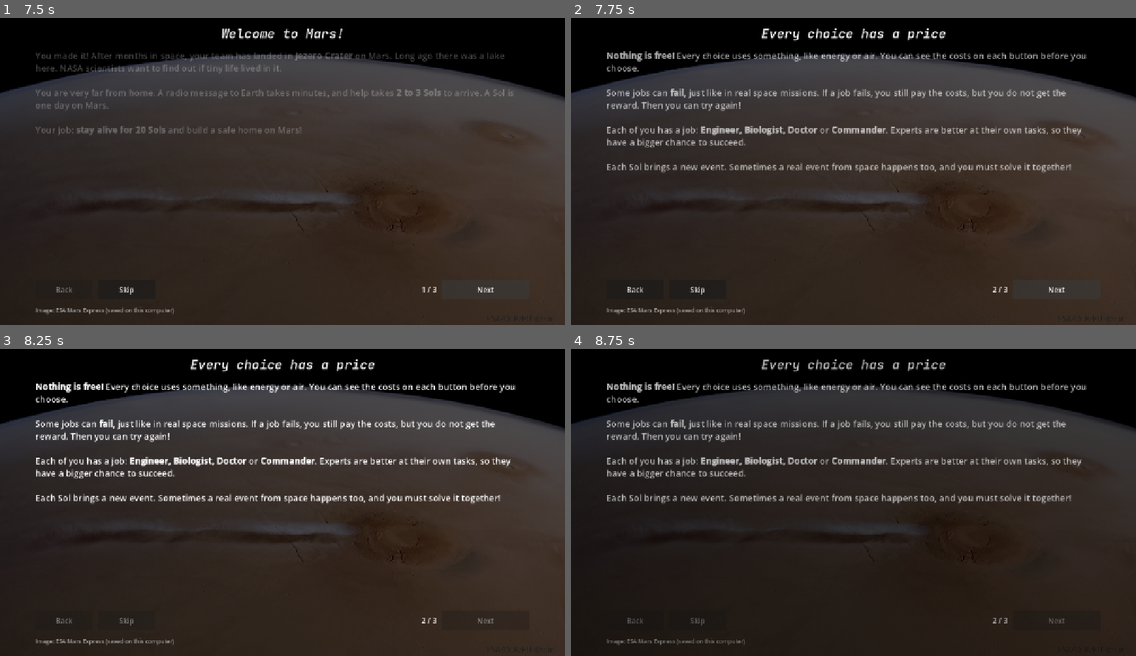
Above: before the commit, frames 1-4 (two rows, left to right).
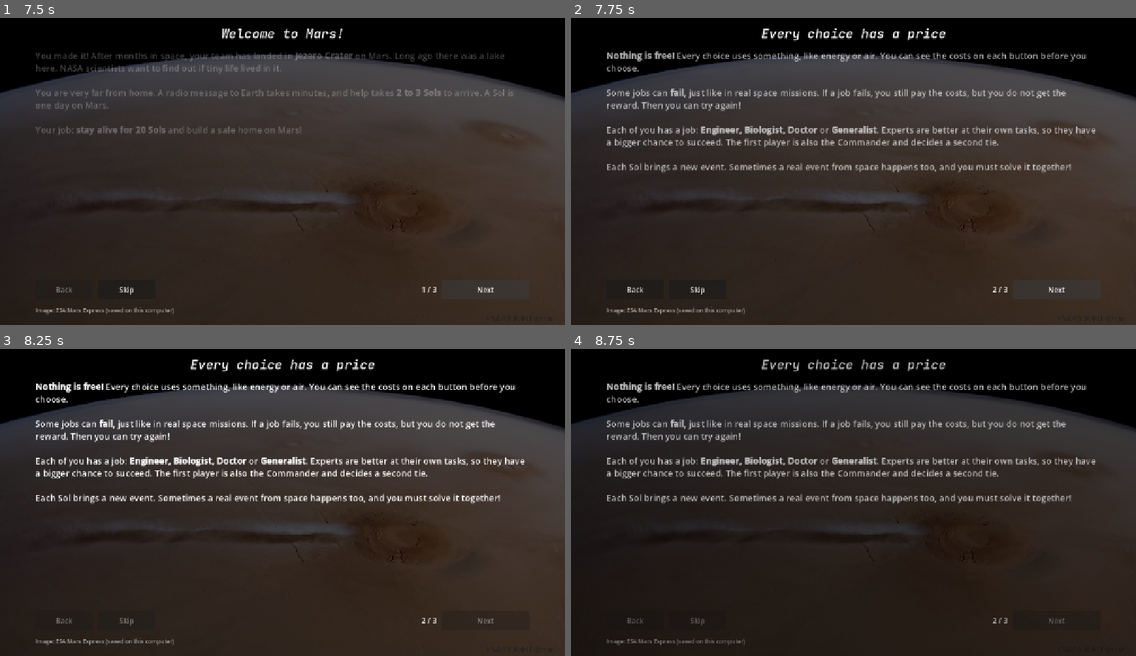
Above: after the commit, the same moments.

Repository: a930853/NasaHackaton_2026
Game: Godot game, scene res://Scenes/Main.tscn
Same seed, same stepped clock (60 frames per second), same inputs: the game is played once before the commit and once after it.
Inputs:
- Up to frame 1 (7.5 s): click "Start Game" at 0.5 s; click "Start Game" at 1.25 s; click "Start Game" at 2 s; click "Play solo" at 2.75 s; click "Play solo" at 3.5 s; click "Play solo" at 4.25 s; click "Skip" at 5 s; click "Skip" at 5.75 s; click "Next" at 6.5 s; click "Next" at 7.25 s
- Up to frame 2 (7.75 s): no input
- Up to frame 3 (8.25 s): click "Skip" at 8 s
- Up to frame 4 (8.75 s): no input

Frame 1 is identical in both runs. In frame 2, 1.5% of the frame differs, in the area x 6-93%, y 35-43%; in frame 3, 1.6%; in frame 4, 1.5%.

Commit message:
Boton de continuar creo que ya esta

Diff:
--- a/game/Scripts/crew_avatar.gd
+++ b/game/Scripts/crew_avatar.gd
@@ -6,7 +6,7 @@
 
 const HELMET_PATH: String = "res://Images/Astronauta.png"
 
-## Albedo de cada rol. El polivalente (Commander) se queda en blanco, sin teñir.
+## Albedo de cada rol. El polivalente (Generalist) se queda en blanco, sin teñir.
 const ROLE_ALBEDO: Dictionary = {
 	"engineer": Color(1.0, 0.85, 0.2),     # amarillo
 	"biologist": Color(0.4, 0.9, 0.5),     # verde
--- a/game/Scripts/events.gd
+++ b/game/Scripts/events.gd
@@ -26,5 +26,6 @@
 signal lobby_updated(players: Array, status: String)
 signal game_started(players: Array)
 signal player_choice_received(player_id: String, role: String, action_id: String, event_id: String, option_id: String)
+signal player_continue_received(player_id: String, role: String, action_id: String)
 signal room_closed(reason: String)
 signal net_error(code: String, request_type: String)
--- a/game/Scripts/game_state.gd
+++ b/game/Scripts/game_state.gd
@@ -16,7 +16,7 @@
 const EARTH_HELP_COOLDOWN_SOLS: int = 4
 const ROLES: Array[String] = ["engineer", "biologist", "doctor", "generalist"]
 const ROLE_NAMES: Dictionary = {
-	"engineer": "Engineer", "biologist": "Biologist", "doctor": "Doctor", "generalist": "Commander",
+	"engineer": "Engineer", "biologist": "Biologist", "doctor": "Doctor", "generalist": "Generalist",
 }
 const STAT_NAMES: Array[String] = ["health", "oxygen", "energy", "integrity"]
 const STAT_START: int = 80
--- a/game/Scripts/intro.gd
+++ b/game/Scripts/intro.gd
@@ -17,7 +17,7 @@
 	},
 	{
 		"title": "Every choice has a price",
-		"body": "[b]Nothing is free![/b] Every choice uses somethi …(267 unchanged characters)… b]Engineer, Biologist, Doctor[/b] or [b]Commander[/b]. Experts are better at their own tasks, so they have a bigger chance to succeed.\n\nEach Sol brings a new event. Someti …(74 unchanged characters)…
+		"body": "[b]Nothing is free![/b] Every choice uses somethi …(267 unchanged characters)… b]Engineer, Biologist, Doctor[/b] or [b]Generalist[/b]. Experts are better at their own tasks, so they have a bigger chance to succeed. The first player is also the Commander and decides a second tie.\n\nEach Sol brings a new event. Someti …(74 unchanged characters)…
 	},
 	{
 		"title": "Your goals",
--- a/game/Scripts/main_ui.gd
+++ b/game/Scripts/main_ui.gd
@@ -55,10 +55,10 @@
 const HISTORY_LINES: int = 6
 
 const ROLE_LABELS: Dictionary = {
-	"engineer": "Engineer", "biologist": "Biologist", "doctor": "Doctor", "generalist": "Commander",
+	"engineer": "Engineer", "biologist": "Biologist", "doctor": "Doctor", "generalist": "Generalist",
 }
 ## Colores de rol (los mismos que el albedo de los cascos): Ingeniero amarillo,
-## Bióloga verde, Médico rojo y Polivalente (Commander) blanco.
+## Bióloga verde, Médico rojo y Polivalente (Generalist) blanco.
 const ROLE_COLORS: Dictionary = {
 	"engineer": Color(1.0, 0.85, 0.2), "biologist": Color(0.4, 0.9, 0.5),
 	"doctor": Color(1.0, 0.4, 0.4), "generalist": Color(1.0, 1.0, 1.0),
--- a/game/Scripts/net.gd
+++ b/game/Scripts/net.gd
@@ -167,6 +167,9 @@
 				str(msg.get("playerId", "")), str(msg.get("role", "")),
 				str(msg.get("actionId", "")), str(msg.get("eventId", "")),
 				str(msg.get("optionId", "")))
+		"continue":
+			Events.player_continue_received.emit(
+				str(msg.get("playerId", "")), str(msg.get("role", "")), str(msg.get("actionId", "")))
 		"room_closed":
 			Events.room_closed.emit(str(msg.get("reason", "")))
 		"error":
--- a/game/Scripts/phone_bridge.gd
+++ b/game/Scripts/phone_bridge.gd
@@ -22,12 +22,15 @@
 var _results: Dictionary = {}        ## actionId -> {accepted: bool, reason: String}
 var _result_order: Array[String] = []
 var _last_result_view: Dictionary = {}
+var _continue_votes: Dictionary = {} ## playerId -> actionId
+var _continue_actions: Dictionary = {} ## actionId -> playerId
 
 
 func _ready() -> void:
 	Events.game_started.connect(_on_game_started)
 	Events.lobby_updated.connect(_on_lobby_updated)
 	Events.player_choice_received.connect(_on_choice)
+	Events.player_continue_received.connect(_on_continue)
 	Events.net_disconnected.connect(_on_net_disconnected)
 	TurnManager.event_presented.connect(_on_event_presented)
 	TurnManager.decision_resolved.connect(_on_decision_resolved)
@@ -70,6 +73,8 @@
 	players = []
 	_results.clear()
 	_result_order.clear()
+	_continue_votes.clear()
+	_continue_actions.clear()
 	TurnManager.present_roles = []
 	TurnManager.connected_roles = []
 	TurnManager.set_commander_role("")
@@ -84,9 +89,13 @@
 	_result_order.clear()
 	players = started_players
 	active = true
+	_continue_votes.clear()
+	_continue_actions.clear()
 	TurnManager.present_roles = roles()
 	TurnManager.set_commander_role(_commander_role())
 	TurnManager.set_connected_roles(roles(true))
+	if TurnManager.phase == TurnManager.Phase.RESOLUTION:
+		_try_continue()
 	session_changed.emit()
 	for player in players:
 		_send(player, {
@@ -107,6 +116,8 @@
 				_send(updated, _current_view(str(updated.get("role", ""))))
 	players = updated_players
 	TurnManager.set_connected_roles(roles(true))
+	if TurnManager.phase == TurnManager.Phase.RESOLUTION:
+		_try_continue()
 
 
 func _commander_role() -> String:
@@ -137,12 +148,15 @@
 		return
 	_last_result_view = {
 		"screen": "result",
+		"canContinue": true,
 		# Sin opción = no se decidió nada (el problema espera, se pidió ayuda a la Tierra…).
 		"title": "News from the base" if option.is_empty() else ("It worked!" if success else "Oh no!"),
 		"text": feedback,
 	}
 	for player in players:
 		_send(player, _last_result_view)
+	_continue_votes.clear()
+	_continue_actions.clear()
 
 
 func _on_game_ended(victory: bool, report: Dictionary) -> void:
@@ -150,11 +164,38 @@
 		return
 	var view: Dictionary = {
 		"screen": "result",
+		"canContinue": false,
 		"title": "Mission complete!" if victory else "Mission failed",
 		"text": "Final score: %d. Look at the main screen." % int(report.get("score", 0)),
 	}
 	for player in players:
 		_send(player, view)
+
+
+func _on_continue(player_id: String, _role: String, action_id: String) -> void:
+	if not active or TurnManager.phase != TurnManager.Phase.RESOLUTION:
+		return
+	if not _is_player(player_id) or action_id.is_empty() or _continue_actions.has(action_id):
+		return
+	_continue_actions[action_id] = player_id
+	_continue_votes[player_id] = action_id
+	for player in players:
+		if str(player.get("id", "")) == player_id:
+			_send(player, {
+				"screen": "waiting", "title": "Ready to continue",
+				"text": "Waiting for the rest of the crew…",
+			})
+			break
+	_try_continue()
+
+
+func _try_continue() -> void:
+	for player in players:
+		if bool(player.get("connected", false)) and not _continue_votes.has(str(player.get("id", ""))):
+			return
+	_continue_votes.clear()
+	_continue_actions.clear()
+	TurnManager.continue_after_resolution()
 
 
 ## Lo que debe ver ahora el móvil de un rol: la pregunta si hay decisión, si no la última noticia.
--- a/game/Scripts/turn_manager.gd
+++ b/game/Scripts/turn_manager.gd
@@ -297,8 +297,6 @@
 var commander_role: String = ""
 
 func _effective_crew_role(role_id: String) -> String:
-	if role_id == "generalist" and not commander_role.is_empty():
-		return commander_role
 	return role_id
 
 
Not shown, changed: controller/src/views/ControllerView.vue
Not shown, changed: controller/src/views/RolePicker.vue
Not shown, changed: docs/controller.md
Not shown, changed: docs/juego/diseno.md
Not shown, changed: docs/protocol.md
